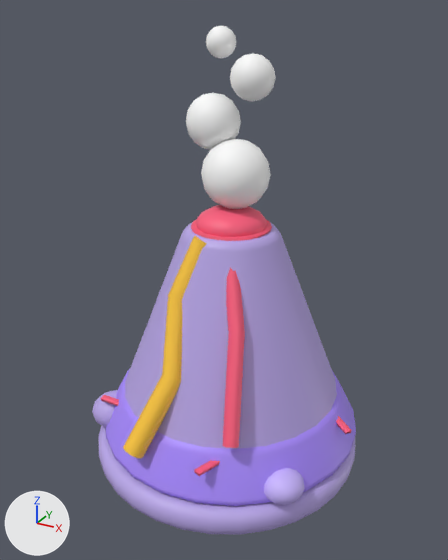
A saved change to the FBX model EvolutionShop/Assets/EvolutionShop/Resources/Art/GrowthKit/DecorVolcano.fbx.
Rendered twice from a camera (50 mm lens) standing at (0.326, -0.601, 0.54) and looking at (-0.001, -0.007, 0.243). The axes (+X, +Y, +Z) are drawn at lower left. The lights are the same throughout. The older version comes first. Where no turn or scale is listed for an object, it has been applied to the vertices. Vertices at exactly the same position are counted once.

The older version as bpy lines, for what is in view:
```python
me_cylinder_512 = bpy.data.meshes.new('Cylinder.512')
me_cylinder_512.from_pydata(...)  # 1690 vertices, 1708 faces; spans x -0.17..0.17, y -0.17..0.176, z 0.0..0.522
# faces by material slot: [460, 122, 308, 82, 512, 224]
me_cylinder_512.materials.append(mat_gk_rock)  # purple #b9a7e8
me_cylinder_512.materials.append(mat_gk_lilac)  # purple #a98bff
me_cylinder_512.materials.append(mat_gk_glowcoral)  # red #ff5e7e
me_cylinder_512.materials.append(mat_gk_glowyellow)  # yellow #ffc93c
me_cylinder_512.materials.append(mat_gk_cloud)  # white #ffffff
me_cylinder_512.materials.append(mat_gk_pebble2)  # purple #c9b6ff
ob_decorvolcano_mesh = bpy.data.objects.new('DecorVolcano mesh', me_cylinder_512)
ob_decorvolcano_mesh.location = (0.0, 0.0, 0.0)
```
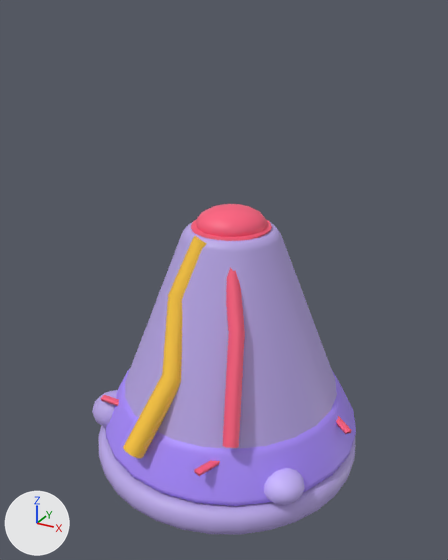
Location of each change, [x1, y1, x2, y2] in pixels of the pictures (448 x 560 px):
'DecorVolcano mesh', reshaped (35% shorter)
    before: [92, 26, 356, 534]
    after: [92, 204, 356, 534]
part 1 of me_cylinder_512, deleted
    before: [201, 139, 271, 209]
part 2 of me_cylinder_512, deleted
    before: [186, 93, 241, 149]
part 3 of me_cylinder_512, deleted
    before: [230, 53, 276, 101]
part 4 of me_cylinder_512, deleted
    before: [206, 26, 236, 58]

Diff of the bpy script that builds the scene:
```diff
--- a/EvolutionShop/Assets/EvolutionShop/Resources/Art/GrowthKit/DecorVolcano.fbx.py
+++ b/EvolutionShop/Assets/EvolutionShop/Resources/Art/GrowthKit/DecorVolcano.fbx.py
@@ me_cylinder_512 @@
 # used by ob_decorvolcano_mesh; location = (0.0, 0.0, 0.0)
-me_cylinder_512.from_pydata(...)  # 1690 vertices, 1708 faces; spans x -0.17..0.17, y -0.17..0.176, z 0.0..0.522
+me_cylinder_512.from_pydata(...)  # 1234 vertices, 1196 faces; spans x -0.17..0.17, y -0.17..0.176, z 0.0..0.329
+# me_cylinder_512 part 1: the loose piece of 114 vertices spanning x -0.04..0.04, y -0.02..0.06, z 0.325..0.405 is deleted
+# me_cylinder_512 part 2: the loose piece of 114 vertices spanning x -0.067..-0.003, y -0.002..0.062, z 0.388..0.452 is deleted
+# me_cylinder_512 part 3: the loose piece of 114 vertices spanning x -0.013..0.037, y 0.01..0.06, z 0.445..0.495 is deleted
+# me_cylinder_512 part 4: the loose piece of 114 vertices spanning x -0.047..-0.013, y 0.023..0.057, z 0.488..0.522 is deleted
 me_cylinder_512.materials.append(mat_gk_rock)
@@ me_cylinder_512 @@
 me_cylinder_512.materials.append(mat_gk_glowyellow)
-me_cylinder_512.materials.append(mat_gk_cloud)  # white #ffffff
 me_cylinder_512.materials.append(mat_gk_pebble2)
```
